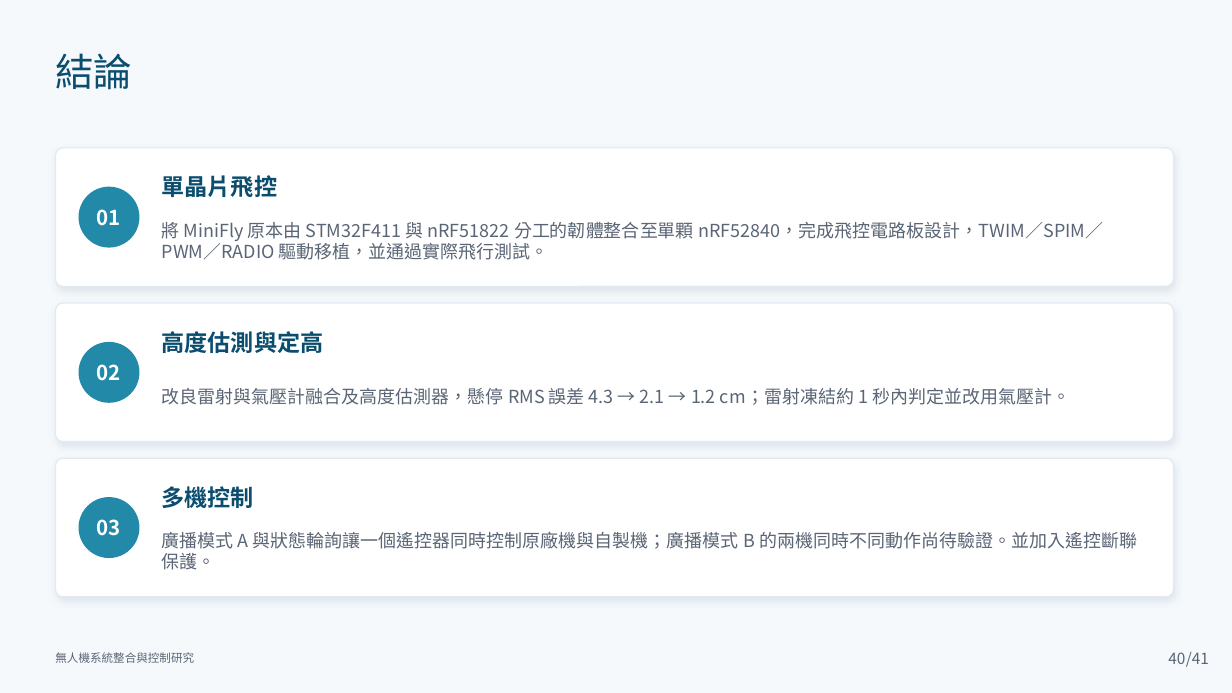
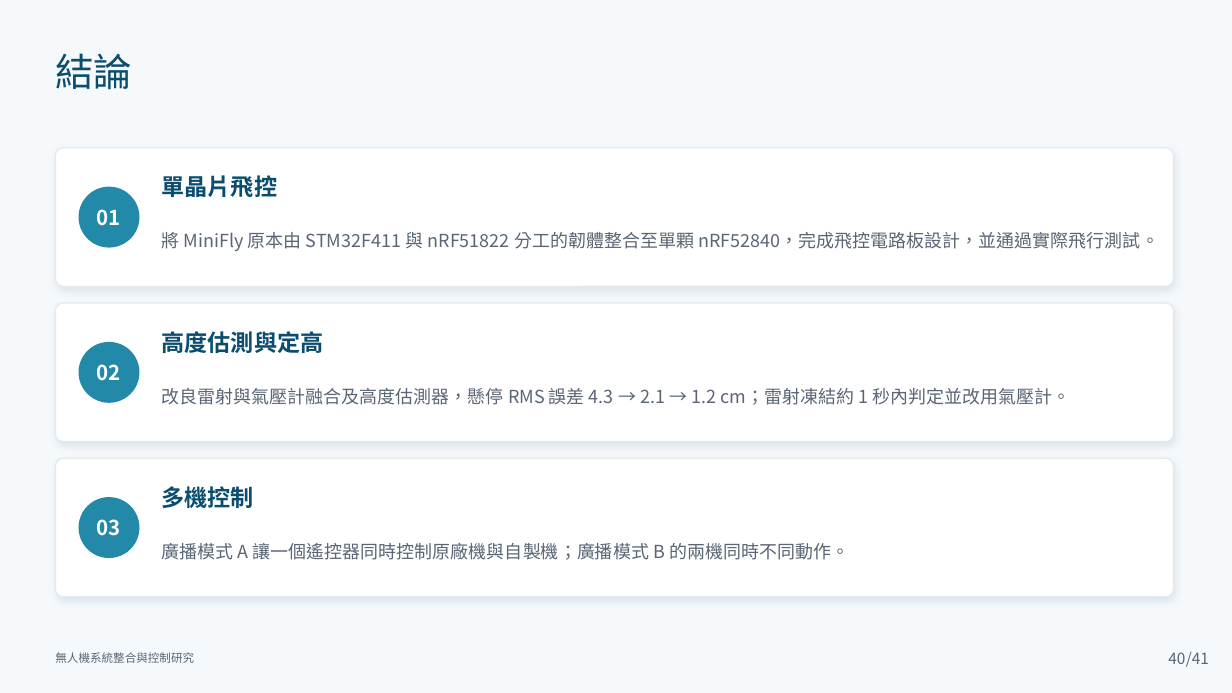
Before and after one commit to lingken1028/-, a slide deck: slide 40 of 無人機系統整合與控制研究_口試簡報 2.pptx. Drawn at 1232x693 pixels with LibreOffice and Linux fonts; fonts in the diff are those of the drawing. Boxes give left, top, right and bottom in pixels: in the first picture for what was removed or moved away, otherwise in the second. Text is boxed around its words. In the diff, an @@ line names an element or a change of style, - is before the commit and + after.

```diff
--- a/無人機系統整合與控制研究_口試簡報 2.pptx
+++ b/無人機系統整合與控制研究_口試簡報 2.pptx
@@ text at <box>162,232,1159,251</box>: text changed @@
-將 MiniFly 原本由 STM32F411 與 nRF51822 分工的韌體整合至單顆 nRF52840，完成飛控電路板設計，TWIM／SPIM／PWM／RADIO 驅動移植，並通過實際飛行測試。
+將 MiniFly 原本由 STM32F411 與 nRF51822 分工的韌體整合至單顆 nRF52840，完成飛控電路板設計，並通過實際飛行測試。
@@ text at <box>162,543,849,560</box>: text changed @@
-廣播模式 A 與狀態輪詢讓一個遙控器同時控制原廠機與自製機；廣播模式 B 的兩機同時不同動作尚待驗證。並加入遙控斷聯保護。
+廣播模式 A 讓一個遙控器同時控制原廠機與自製機；廣播模式 B 的兩機同時不同動作。
```
Also in this commit, not shown: 2 other slides changed, 1 slide added.
